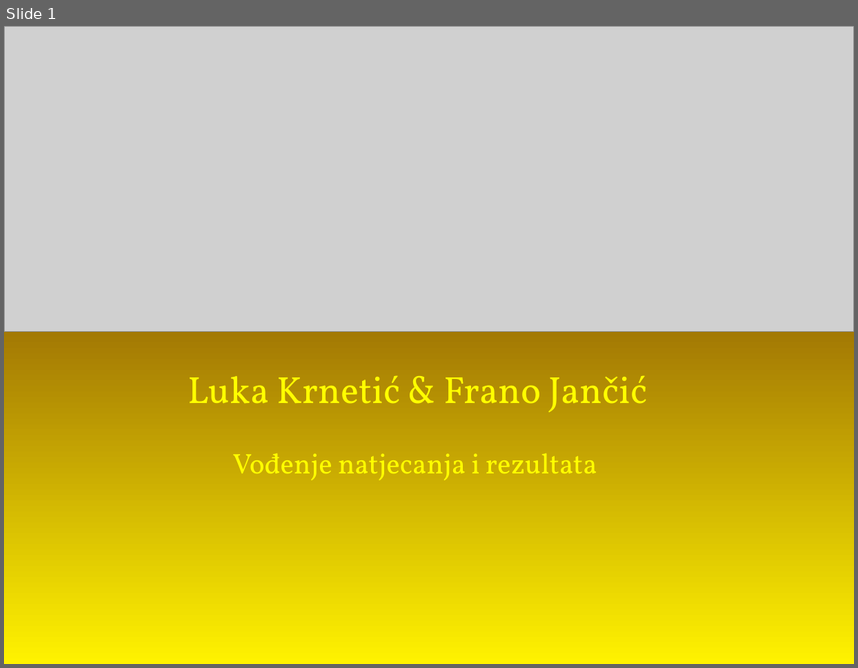
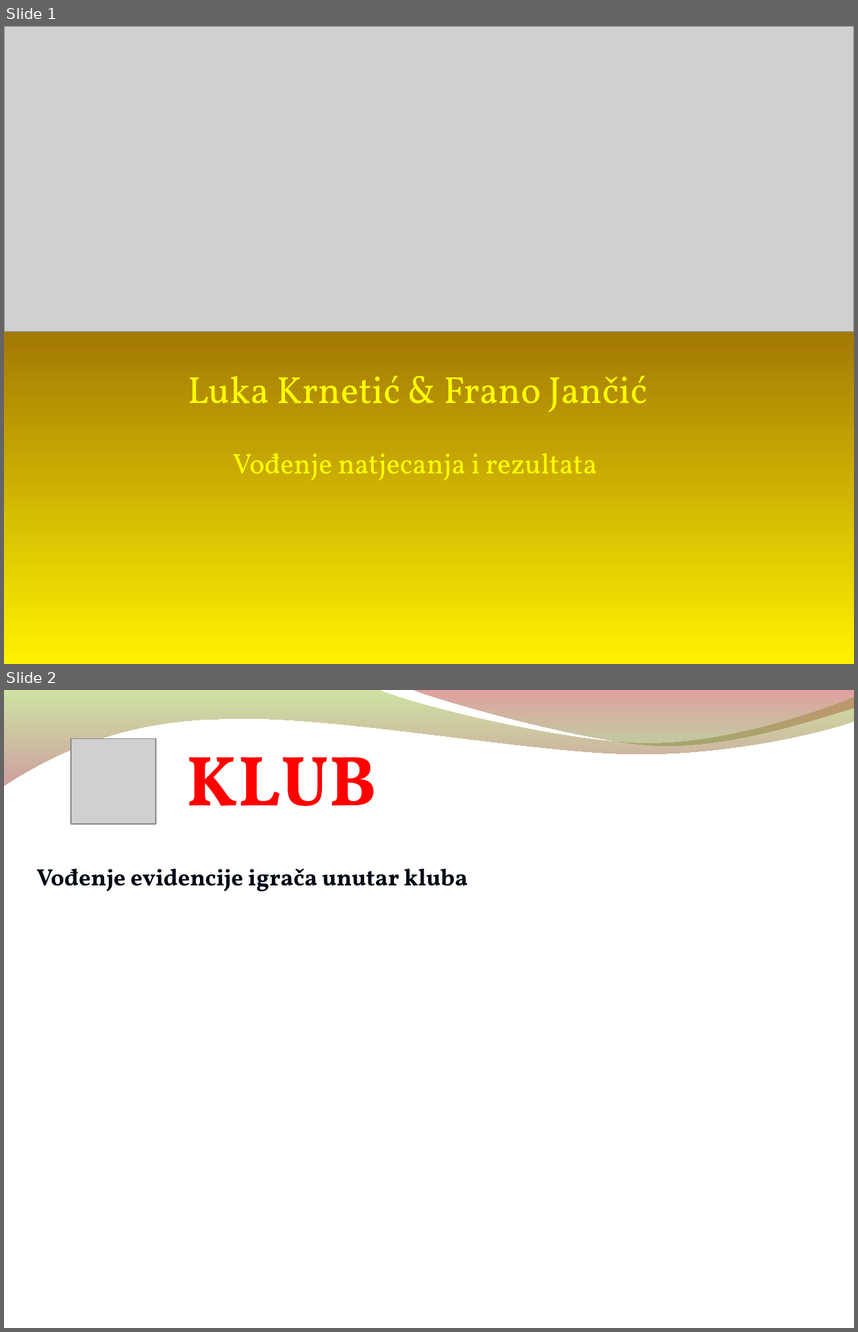
Before and after one commit to vidra74/Futura, a slide deck: Prezentacija/Demo_prosinac2014/Finale_liveScorer.odp. Shown one above the other, each under a label of ours: slide 1 before the commit, slides 1 and 2 after it. The pictures are 858x668 and 858x1332 pixels, drawn with LibreOffice and Linux fonts; fonts in the diff are those of the drawing; grey boxes stand for pictures; background and template pictures are left out. Boxes give left, top, right and bottom in pixels: in the first picture for what was removed or moved away, otherwise in the second. Text is boxed around its words. In the diff, an @@ line names an element or a change of style, - is before the commit and + after.

```diff
--- a/Prezentacija/Demo_prosinac2014/Finale_liveScorer.odp
+++ b/Prezentacija/Demo_prosinac2014/Finale_liveScorer.odp
@@ slide 2 added at [4,690,854,1328], background picture (left out); not listed: 2 template elements that a slide beside it also shows @@
@@ picture added at [71,739,156,825] @@
@@ text added at [187,757,377,806], 60 pt, text #FF0000, bold @@
+KLUB
@@ text added at [36,868,468,891], 20 pt, text #000714, bold @@
+Vođenje evidencije igrača unutar kluba
```
Also in this commit, not shown: 6 other slides added, 7 slides removed, 11 other files.
